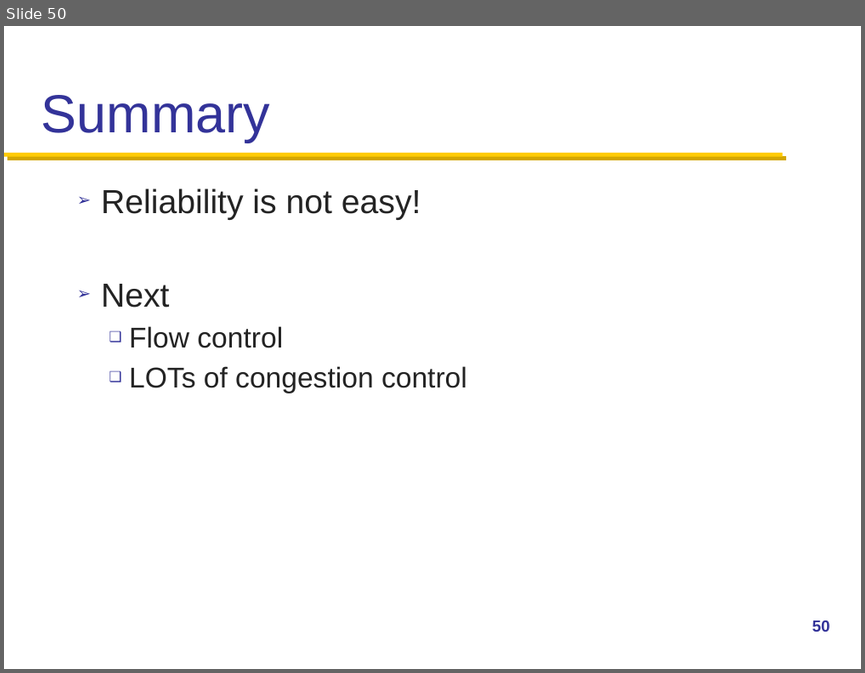
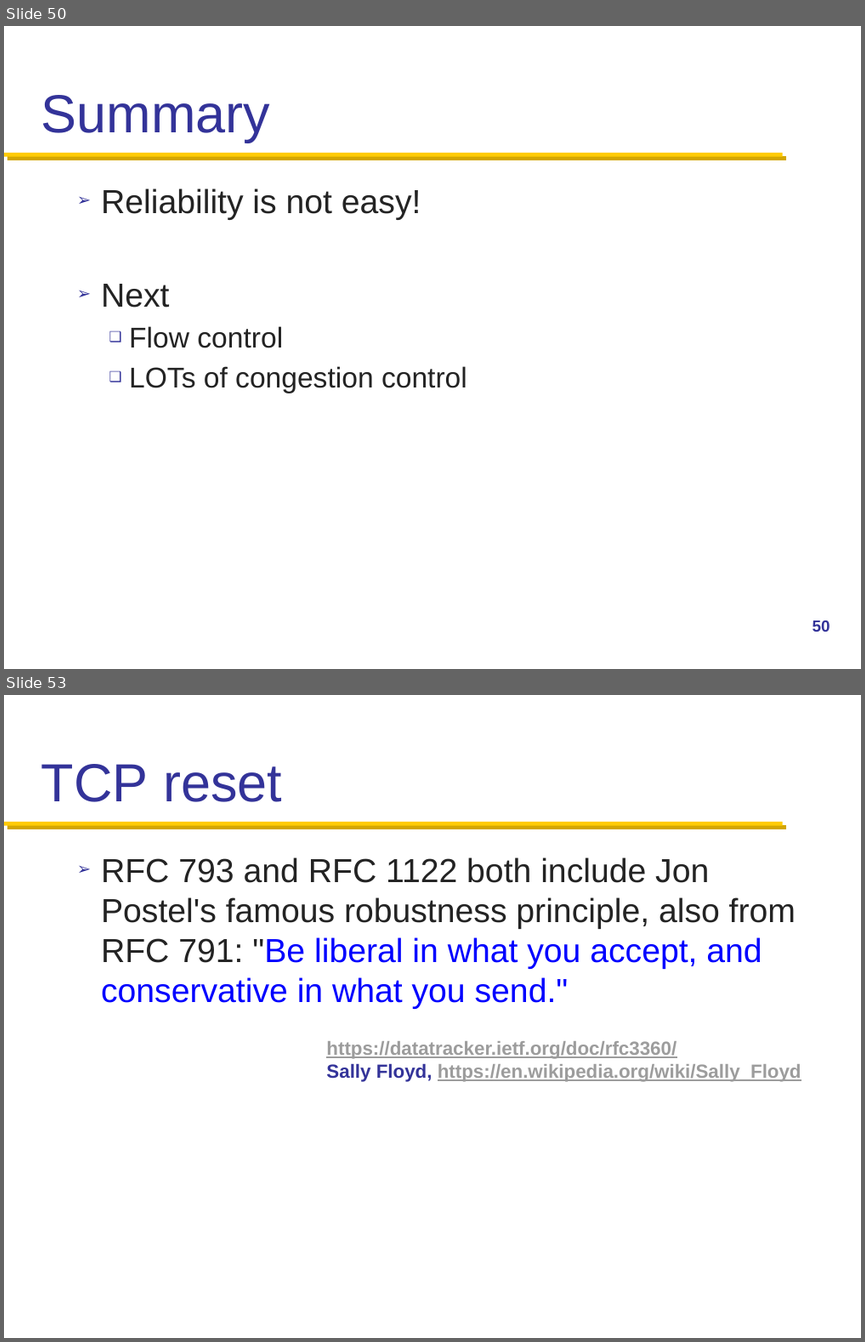
Before and after one commit to henryhxu/CSCI4430-ESTR4120, a slide deck: lecture/lec7.pptx. Shown one above the other, each under a label of ours: slide 50 before the commit, slides 50 and 53 after it; the slides between them are not shown. The pictures are 865x673 and 865x1342 pixels, drawn with LibreOffice and Linux fonts; fonts in the diff are those of the drawing. Boxes give left, top, right and bottom in pixels: in the first picture for what was removed or moved away, otherwise in the second. Text is boxed around its words. In the diff, an @@ line names an element or a change of style, - is before the commit and + after.

Commit message:
added slides on tcp reset

```diff
--- a/lecture/lec7.pptx
+++ b/lecture/lec7.pptx
@@ slide 53 added at (4,695,861,1338), background #FFFFFF; not listed: 1 template element that a slide beside it also shows @@
@@ title added at (41,764,282,802), 45 pt, text #333399 @@
+TCP reset
@@ text added at (101,857,795,1009), 28 pt, text #232323 @@
+➢ RFC 793 and RFC 1122 both include Jon Postel's famous robustness principle, also from RFC 791: "Be liberal in what you accept, and conservative in what you send."
@@ text added at (326,1041,801,1082), 16 pt, text #9C9C9C, bold, underline @@
+https://datatracker.ietf.org/doc/rfc3360/
+Sally Floyd, https://en.wikipedia.org/wiki/Sally_Floyd
```
Also in this commit, not shown: 2 other slides added.
